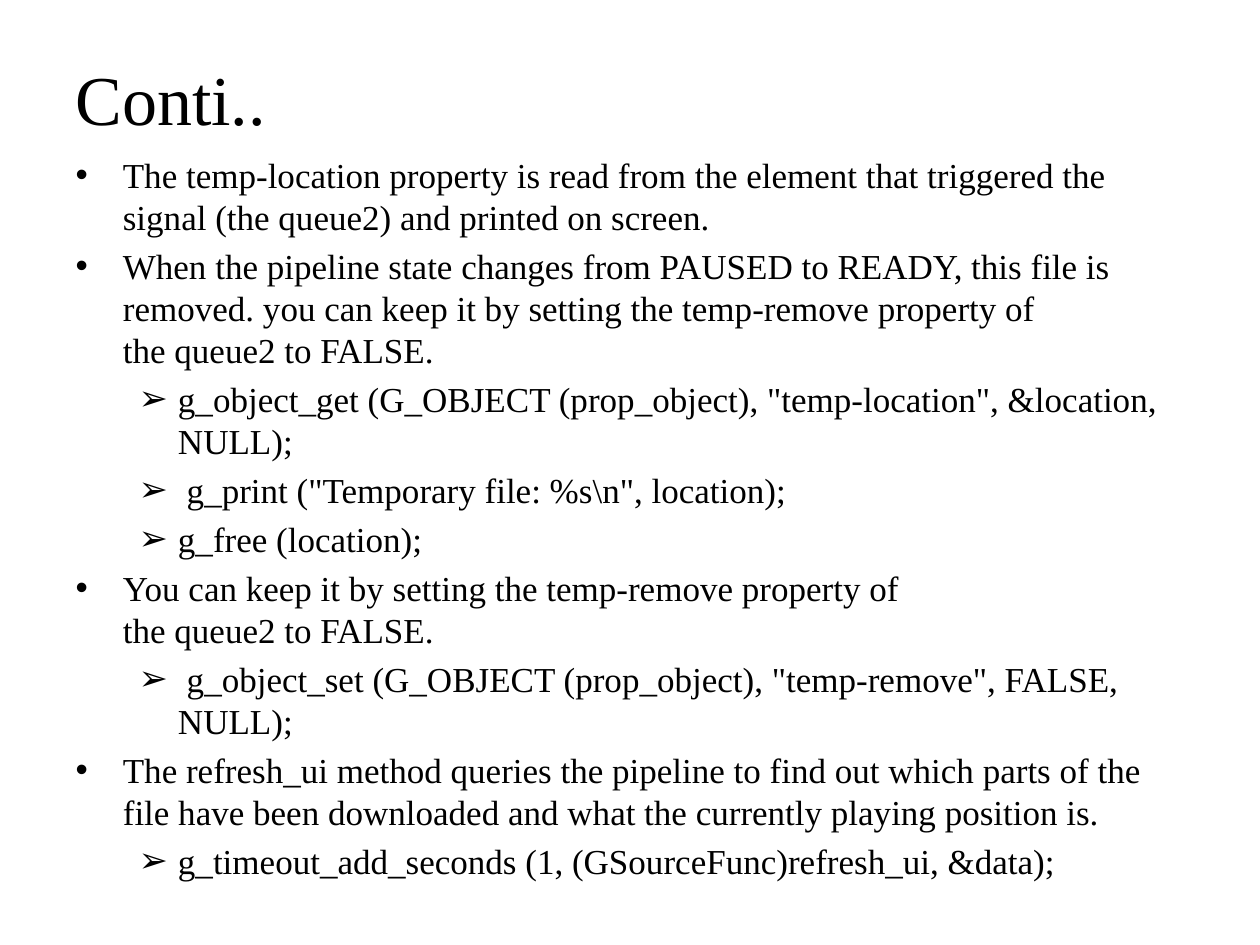
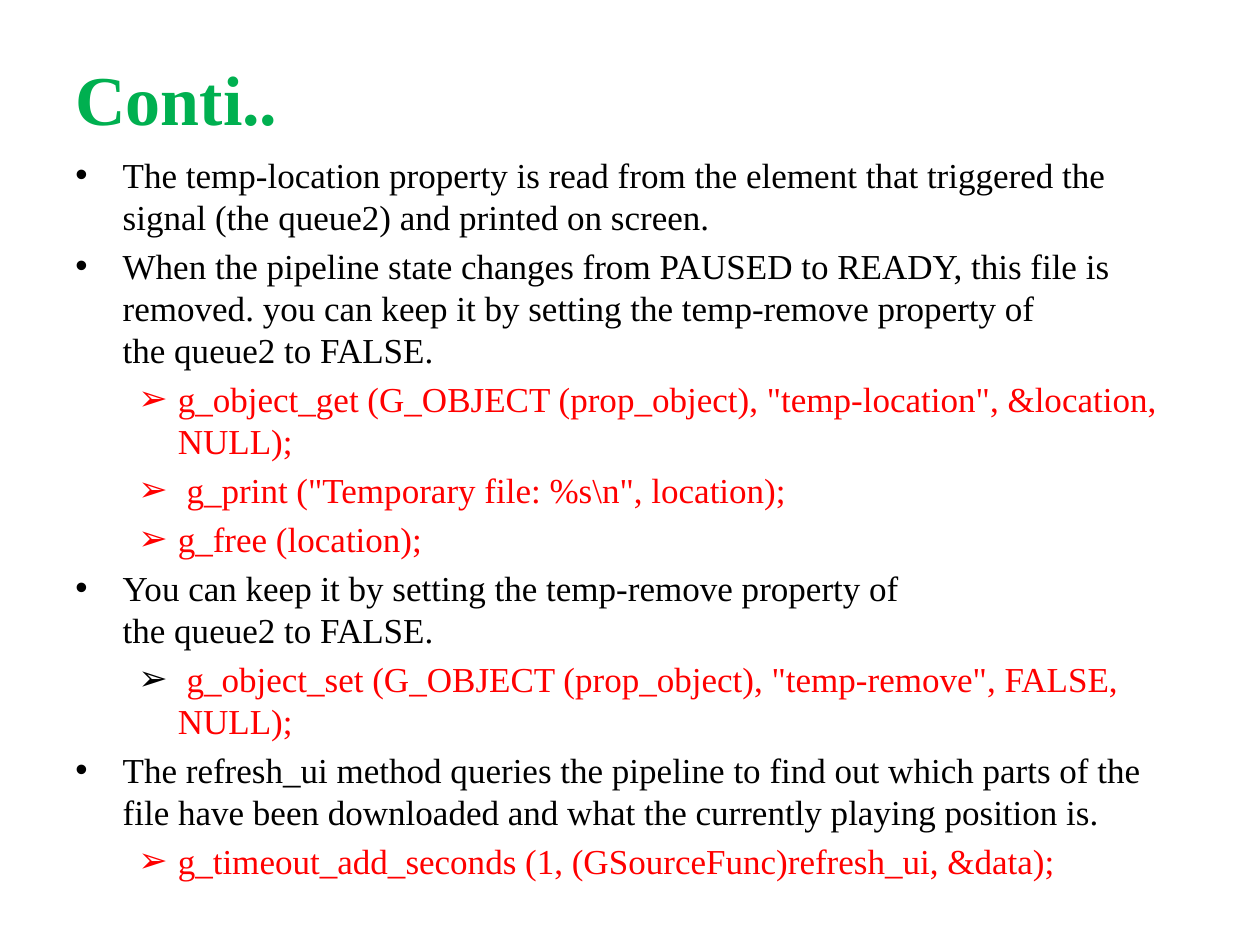
Before and after one commit to shashikala-katthi/TSHtraining, a slide deck: slide 23 of Video/Docs/Gstreamer.pptx (slide 16 before the commit). Drawn at 1260x945 pixels with LibreOffice and Linux fonts; fonts in the diff are those of the drawing. Boxes give left, top, right and bottom in pixels: in the first picture for what was removed or moved away, otherwise in the second. Text is boxed around its words. In the diff, an @@ line names an element or a change of style, - is before the commit and + after.

```diff
--- a/Video/Docs/Gstreamer.pptx
+++ b/Video/Docs/Gstreamer.pptx
@@ text "Conti.." at (75,76,277,126): text colour #000000 to #00B050, bold on @@
@@ text "The temp-location property is read ..." at (123,163,1157,881): text colour #000000 to #FF0000 in "g_object_get (G_OBJECT (prop_object), "temp-location", &loca ...", "g_print ("Temporary file: %s\n", location);", "g_free (location);", "g_object_set (G_OBJECT (prop_object), "temp-remove", FALSE,  ..." and 1 more places; indent changed @@
```
Also in this commit, not shown: 19 other slides changed, 7 slides added.
